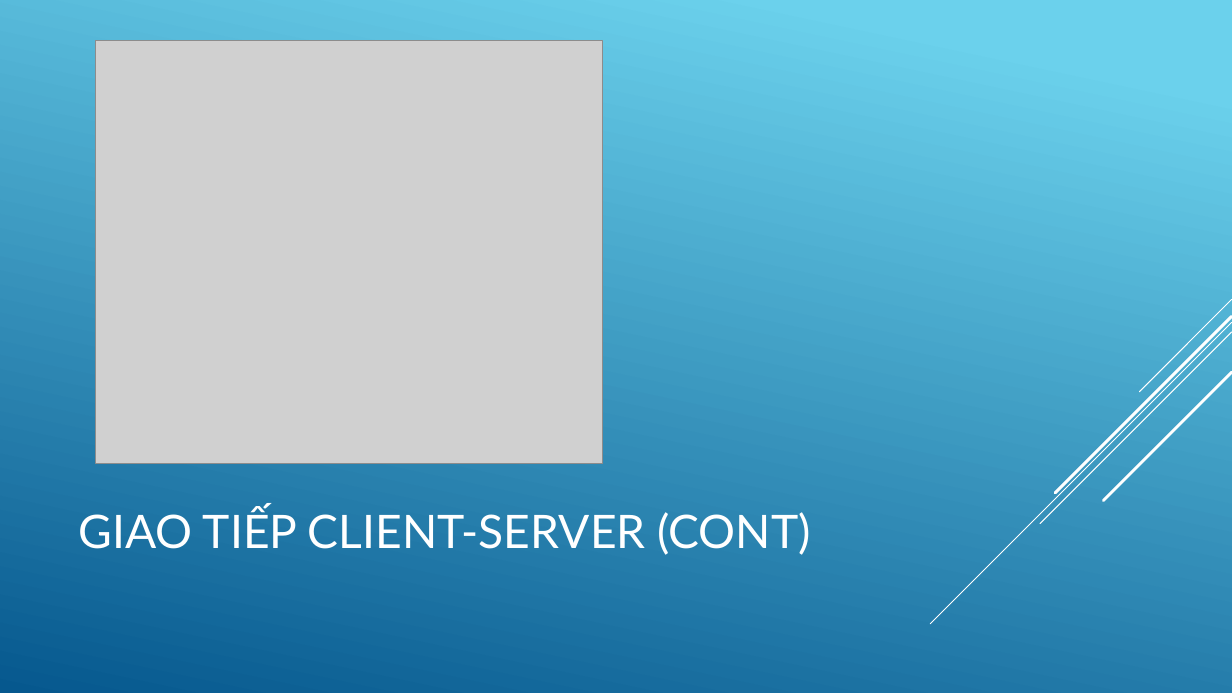
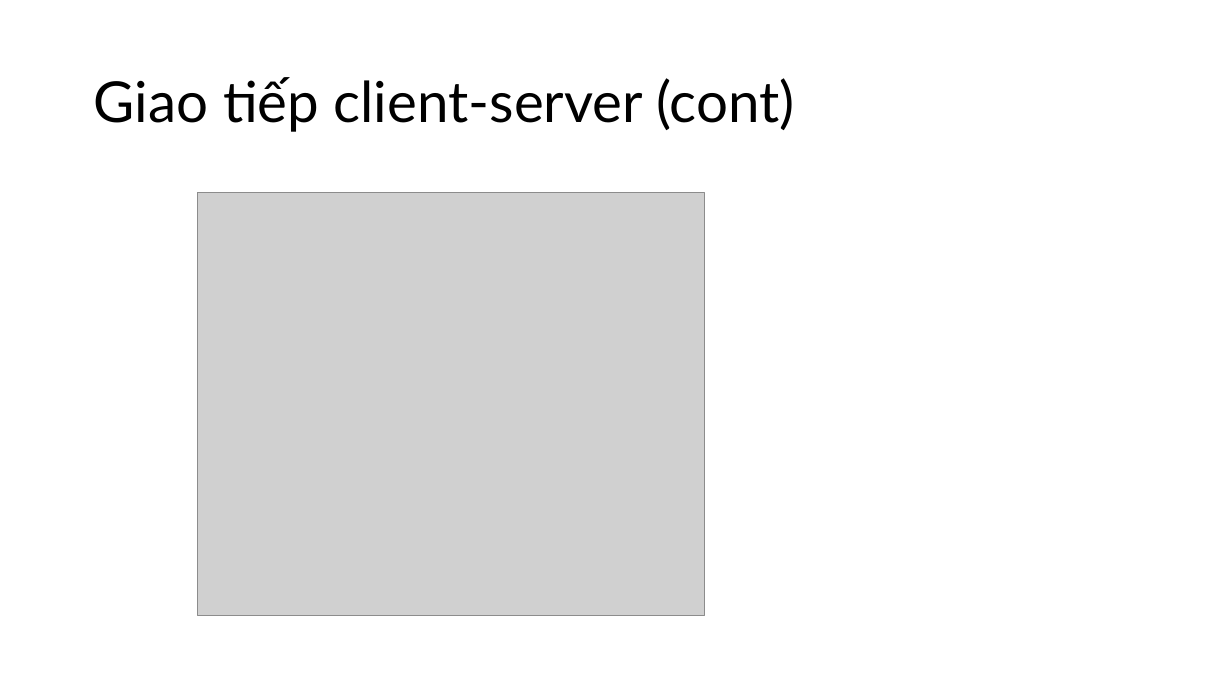
Before and after one commit to duybkict/BattleShip, a slide deck: slide 9 of Documents/Báo cáo lập trình mạng.pptx. Drawn at 1232x693 pixels with LibreOffice and Linux fonts; fonts in the diff are those of the drawing; grey boxes stand for pictures. Boxes give left, top, right and bottom in pixels: in the first picture for what was removed or moved away, otherwise in the second. Text is boxed around its words. In the diff, an @@ line names an element or a change of style, - is before the commit and + after.

```diff
--- a/Documents/Báo cáo lập trình mạng.pptx
+++ b/Documents/Báo cáo lập trình mạng.pptx
@@ background gradient #6ED2EB to #06588E to #FFFFFF @@
@@ title at bbox=[94, 77, 794, 132]: text changed; size 36 to 44 pt; text colour #FFFFFF to #000000 @@
-GIAO TIẾP CLIENT-SERVER (CONT)
+Giao tiếp client-server (cont)
@@ picture: place and size @@
-picture at bbox=[96, 41, 603, 464]
+picture at bbox=[198, 192, 704, 616]
@@ group removed at bbox=[931, 299, 1232, 624]: 5 lines @@
```
Also in this commit, not shown: 13 other slides changed.
